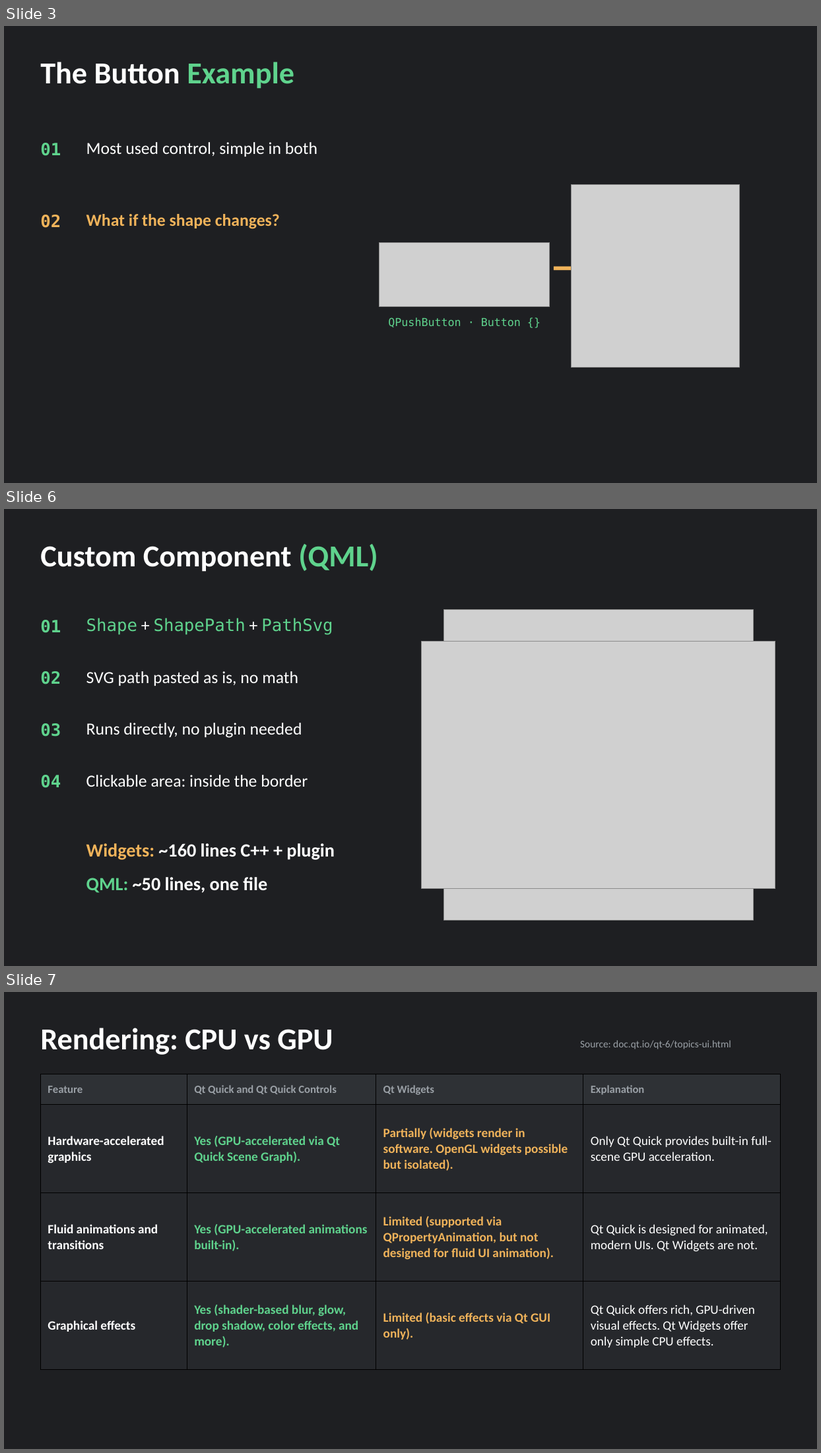
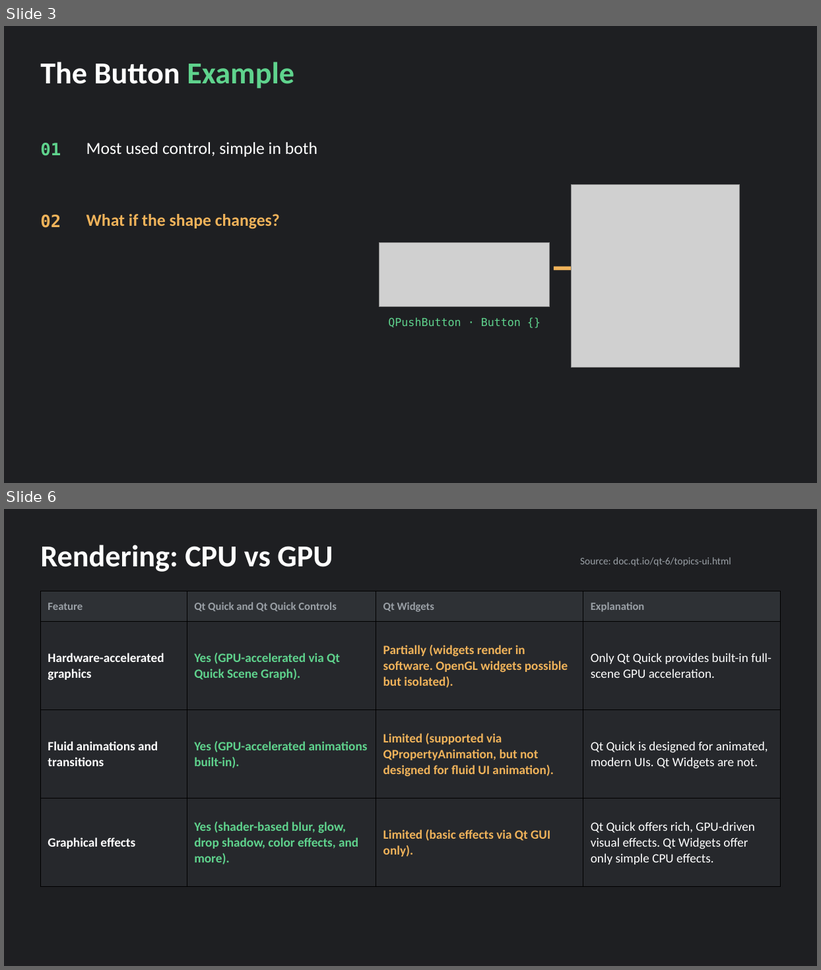
Before and after one commit to canacar7/qt-widgets-vs-qml, a slide deck: presentation/qt-widgets-vs-quick.pptx. Shown one above the other, each under a label of ours: slides 3, 6 and 7 before the commit, slides 3 and 6 after it; the slides between them are not shown. The pictures are 821x1453 and 821x970 pixels, drawn with LibreOffice and Linux fonts; fonts in the diff are those of the drawing; grey boxes stand for pictures. Boxes give left, top, right and bottom in pixels: in the first picture for what was removed or moved away, otherwise in the second. Text is boxed around its words. In the diff, an @@ line names an element or a change of style, - is before the commit and + after.

```diff
--- a/presentation/qt-widgets-vs-quick.pptx
+++ b/presentation/qt-widgets-vs-quick.pptx
@@ slide 6 removed at (4,509,817,966), background #1E1F22 @@
@@ text removed at (40,544,378,572) @@
-Custom Component (QML)
@@ text removed at (40,620,61,633) @@
-01
@@ text removed at (86,618,333,635) @@
-Shape + ShapePath + PathSvg
@@ picture removed at (444,609,753,921) @@
@@ picture removed at (422,642,776,890) @@
@@ text removed at (40,671,61,685) @@
-02
@@ text removed at (86,671,298,686) @@
-SVG path pasted as is, no math
@@ text removed at (40,723,61,737) @@
-03
@@ text removed at (86,723,302,738) @@
-Runs directly, no plugin needed
@@ text removed at (40,775,61,788) @@
-04
@@ text removed at (86,775,308,787) @@
-Clickable area: inside the border
@@ text removed at (86,844,335,860) @@
-Widgets: ~160 lines C++ + plugin
@@ text removed at (86,877,267,893) @@
-QML: ~50 lines, one file
@@ what was slide 7 is now slide 6 @@
```
Also in this commit, not shown: 5 slides changed, 3 slides added, 2 other slides removed, 4 other files.
